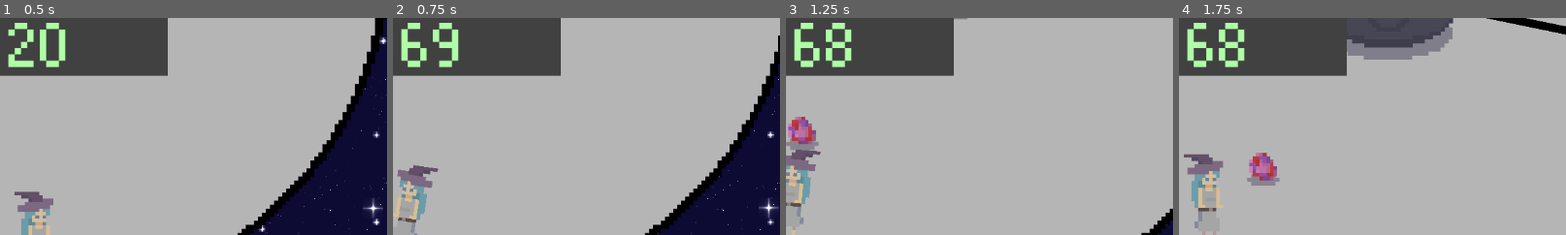
Above: before the commit, frames 1-4 (left to right).
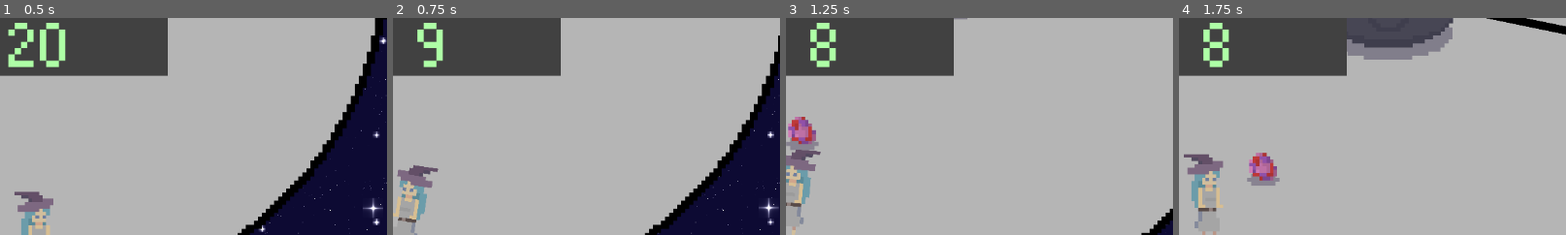
Above: after the commit, the same moments.

Repository: arrowira/miniJam189
Game: Godot game, scene res://Scenes/main.tscn
Same seed, same stepped clock (60 frames per second), same inputs: the game is played once before the commit and once after it.
Inputs:
- Up to frame 1 (0.5 s): no input
- Up to frame 2 (0.75 s): hold A (right) from 0.53 s (still down); tap Space (jump) at 0.6 s
- Up to frame 3 (1.25 s): keep holding A (right); tap Space (jump) at 0.77, 1.07 s
- Up to frame 4 (1.75 s): release A (right) at 1.28 s; hold S (down) from 1.28 s (still down); tap F (drop) at 1.35 s; tap Space (jump) at 1.52, 1.55 s
The pictures show only the part of the screen within x 45-95%, y 0-50%; the shares and areas given below are measured in that part.

Frame 1 is identical in both runs. In frame 2, 2.0% of the frame differs, in the area x 2-18%, y 2-23%; in frame 3, 1.9%; in frame 4, 1.9%.

Commit message:
water splash sfx and menu centering

Diff:
--- a/minijam189/Scenes/Cauldron.tscn
+++ b/minijam189/Scenes/Cauldron.tscn
@@ -1,9 +1,10 @@
-[gd_scene load_steps=15 format=3 uid="uid://ceou6ww1oulsy"]
+[gd_scene load_steps=16 format=3 uid="uid://ceou6ww1oulsy"]
 
 [ext_resource type="Texture2D" uid="uid://bclwgpdsc6s1m" path="res://sprites/large Shadow-1.png (1).png" id="1_ge2nr"]
 [ext_resource type="Script" path="res://Scripts/cauldron.gd" id="1_j0e8q"]
 [ext_resource type="Texture2D" uid="uid://cr6gbmelb0d2e" path="res://sprites/cauldron-1.png.png" id="1_rw2sa"]
 [ext_resource type="Script" path="res://Scripts/CauldronManager.gd" id="1_utyoj"]
+[ext_resource type="AudioStream" uid="uid://btqt7k4p485nn" path="res://water-splash-46402.mp3" id="5_5lglr"]
 
 [sub_resource type="RectangleShape2D" id="RectangleShape2D_6ksj4"]
 size = Vector2(636, 347.5)
@@ -100,6 +101,10 @@
 position = Vector2(-10, 100.5)
 shape = SubResource("RectangleShape2D_ing50")
 
+[node name="AudioStreamPlayer" type="AudioStreamPlayer" parent="cauldronArea"]
+stream = ExtResource("5_5lglr")
+volume_db = -13.117
+
 [node name="GPUParticles2D" type="GPUParticles2D" parent="."]
 modulate = Color(0.441491, 0.654114, 0.801832, 1)
 position = Vector2(7, -151)
@@ -113,7 +118,6 @@
 modulate = Color(0.441491, 0.654114, 0.801832, 1)
 position = Vector2(4, -140)
 rotation = 3.13281
-scale = Vector2(1, 1)
 emitting = false
 amount = 200
 process_material = SubResource("ParticleProcessMaterial_nbiai")
--- a/minijam189/Scenes/main.tscn
+++ b/minijam189/Scenes/main.tscn
@@ -84,36 +84,24 @@
 offset_bottom = 40.0
 script = ExtResource("11_xftg3")
 
-[node name="deathScreenAnchor" type="Control" parent="CanvasLayer/DeathScreen"]
-layout_mode = 1
-anchors_preset = 6
-anchor_left = 1.0
-anchor_top = 0.5
-anchor_right = 1.0
-anchor_bottom = 0.5
-offset_left = 521.0
-offset_top = 1929.0
-offset_right = 561.0
-offset_bottom = 2868.0
-grow_horizontal = 0
-grow_vertical = 2
-
-[node name="Panel" type="TextureRect" parent="CanvasLayer/DeathScreen/deathScreenAnchor"]
+[node name="deathImg" type="TextureRect" parent="CanvasLayer/DeathScreen"]
 material = SubResource("CanvasItemMaterial_borpo")
 layout_mode = 1
 anchors_preset = -1
 anchor_left = -11.35
-anchor_top = -1.96699
+anchor_top = -1.9669
 anchor_right = -11.35
-anchor_bottom = -1.96699
-offset_right = 939.0
-offset_bottom = 2565.0
+anchor_bottom = 0.0330994
+offset_left = 561.0
+offset_top = 180.676
+offset_right = 1500.0
+offset_bottom = 2745.68
 texture = ExtResource("11_fep7c")
 expand_mode = 4
 stretch_mode = 4
 metadata/_edit_use_anchors_ = true
 
-[node name="Label" type="Label" parent="CanvasLayer/DeathScreen/deathScreenAnchor/Panel"]
+[node name="Label" type="Label" parent="CanvasLayer/DeathScreen/deathImg"]
 layout_mode = 0
 offset_left = 53.0
 offset_top = 238.0
@@ -124,7 +112,7 @@
 text = "YOU FAILED YOUR DEADLINE
 "
 
-[node name="Button" type="Button" parent="CanvasLayer/DeathScreen/deathScreenAnchor/Panel"]
+[node name="Button" type="Button" parent="CanvasLayer/DeathScreen/deathImg"]
 layout_mode = 0
 offset_left = 263.0
 offset_top = 321.0
@@ -134,7 +122,7 @@
 theme_override_font_sizes/font_size = 100
 text = "RETRY"
 
-[node name="Label2" type="Label" parent="CanvasLayer/DeathScreen/deathScreenAnchor/Panel"]
+[node name="Label2" type="Label" parent="CanvasLayer/DeathScreen/deathImg"]
 layout_mode = 0
 offset_left = 31.0
 offset_top = 24.0
@@ -144,5 +132,11 @@
 theme_override_font_sizes/font_size = 50
 text = "You survived x seconds"
 
+[node name="CenterContainer" type="CenterContainer" parent="CanvasLayer/DeathScreen"]
+layout_mode = 0
+offset_right = 40.0
+offset_bottom = 40.0
+use_top_left = true
+
 [connection signal="timeout" from="CanvasLayer/Timer" to="CanvasLayer" method="_on_timer_timeout"]
-[connection signal="button_down" from="CanvasLayer/DeathScreen/deathScreenAnchor/Panel/Button" to="CanvasLayer/DeathScreen" method="_on_button_button_down"]
+[connection signal="button_down" from="CanvasLayer/DeathScreen/deathImg/Button" to="CanvasLayer/DeathScreen" method="_on_button_button_down"]
--- a/minijam189/Scenes/topTimer.gd
+++ b/minijam189/Scenes/topTimer.gd
@@ -5,16 +5,21 @@
 # Called when the node enters the scene tree for the first time.
 func _ready() -> void:
 	$Timer.start()
-var t = 70.0
+var t = 10.0
 var alive = 0
-
+var ended = false
 func _on_timer_timeout() -> void:
 	t-=1
 
 
 	if t <= -1:
 		$DeathScreen.visible = true
-		$DeathScreen/deathScreenAnchor/Panel/Label2.text = "You survivied " + str(alive) + " seconds"
+		$DeathScreen/deathImg/Label2.text = "You survivied " + str(alive) + " seconds"
+		$DeathScreen/deathImg.position.x = (get_viewport().size.x-$DeathScreen/deathImg.size.x)/2
+		$DeathScreen/deathImg.position.y = (get_viewport().size.y-($DeathScreen/deathImg.size.y/6))/2
+		if !ended:
+			get_parent().get_node("player/Player").ended = true
+			ended = true
 	else:
 		$Panel/Label.text = str(int(t))
 		alive += 1
--- a/minijam189/Scripts/cauldron.gd
+++ b/minijam189/Scripts/cauldron.gd
@@ -16,3 +16,4 @@
 			$"../GPUParticles2D".modulate = area.get_node("InventoryManager").getColor()
 			get_node("/root/Node2D/Cauldron").Filled(get_node("/root/Node2D/player/Player/InventoryManager").ItemID)
 			area.get_node("InventoryManager").destroyObj()
+			$AudioStreamPlayer.play()
--- a/minijam189/Scripts/playerMovement.gd
+++ b/minijam189/Scripts/playerMovement.gd
@@ -6,31 +6,32 @@
 var jumping = false
 var input_direction = Vector2.ZERO
 var slipping = false
+var ended = false
 func _physics_process(delta: float) -> void:
-
-	z_index = (global_position.y/100)
-	if velocity.x<0:
-		$Sprite2D.flip_h = true
-	else:
-		$Sprite2D.flip_h = false
-	if !slipping:
-		velocity = input_direction * SPEED
-	else:
-		velocity *= 0.98
-	if !jumping and !slipping:
-		if velocity.length() > 0.1:
-			$anim.play("walk")
+	if !ended:
+		z_index = (global_position.y/100)
+		if velocity.x<0:
+			$Sprite2D.flip_h = true
 		else:
-			$anim.play("idle")
-	move_and_slide()
-	if Input.is_action_just_pressed("jump") and !jumping:
-		jumping = true
-		SPEED*=1.5
-		$anim.play("jump")
-		$jumpTimer.start()
-	else:
+			$Sprite2D.flip_h = false
+		if !slipping:
+			velocity = input_direction * SPEED
+		else:
+			velocity *= 0.98
 		if !jumping and !slipping:
-			input_direction = Input.get_vector("right","left", "up", "down")
+			if velocity.length() > 0.1:
+				$anim.play("walk")
+			else:
+				$anim.play("idle")
+		move_and_slide()
+		if Input.is_action_just_pressed("jump") and !jumping:
+			jumping = true
+			SPEED*=1.5
+			$anim.play("jump")
+			$jumpTimer.start()
+		else:
+			if !jumping and !slipping:
+				input_direction = Input.get_vector("right","left", "up", "down")
 
 
 func _on_jump_timer_timeout() -> void:
Not shown, added: minijam189/water-splash-46402.mp3.import
Not shown, added: minijam189/water-splash-46402.mp3
